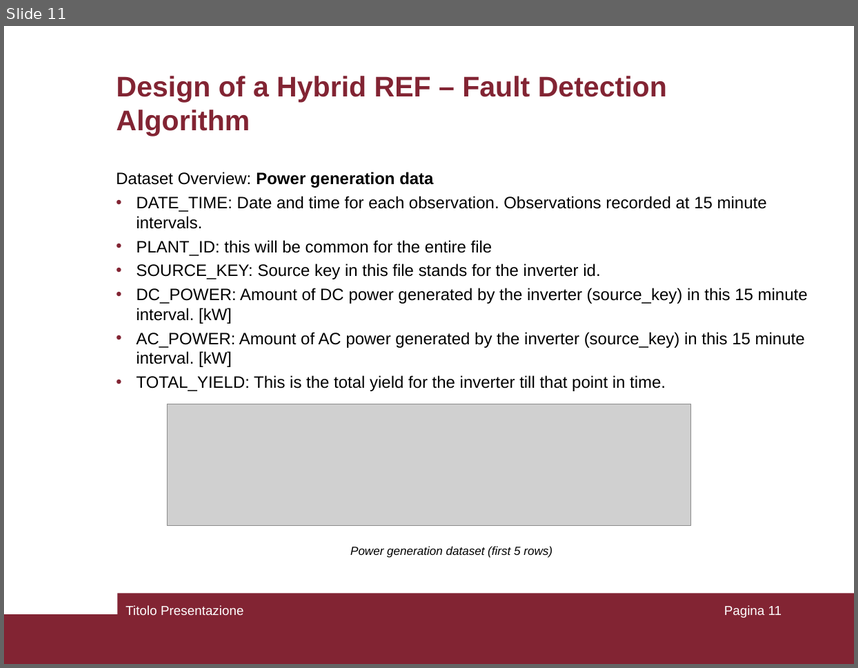
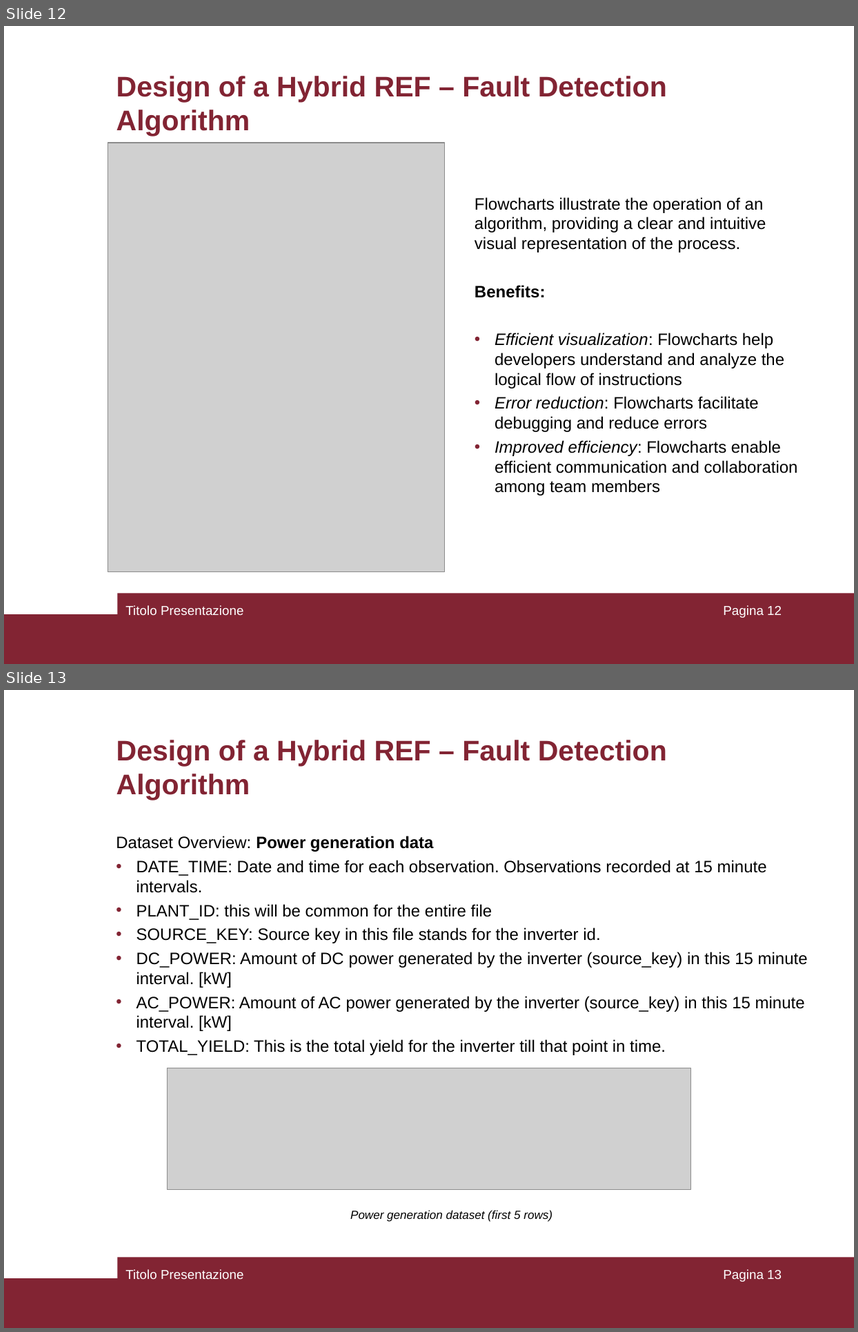
Before and after one commit to pierlucaanania/ResilienceEngineering4Minigrid_Africa, a slide deck: MSc Thesis/PresPptSapienza.ppt. Shown one above the other, each under a label of ours: slide 11 before the commit, slides 12 and 13 after it. The pictures are 858x668 and 858x1332 pixels, drawn with LibreOffice and Linux fonts; fonts in the diff are those of the drawing; grey boxes stand for pictures. Boxes give left, top, right and bottom in pixels: in the first picture for what was removed or moved away, otherwise in the second. Text is boxed around its words. In the diff, an @@ line names an element or a change of style, - is before the commit and + after.

```diff
--- a/MSc Thesis/PresPptSapienza.ppt
+++ b/MSc Thesis/PresPptSapienza.ppt
@@ slide 12 added at [4, 26, 854, 664], background #FFFFFF; not listed: 2 template elements that a slide beside it also shows @@
@@ title added at [116, 76, 667, 136], 24 pt, text #822433, bold @@
+Design of a Hybrid REF – Fault Detection Algorithm
@@ picture added at [107, 143, 444, 571] @@
@@ text added at [475, 197, 798, 495], 14 pt, text #000000 @@
+Flowcharts illustrate the operation of an algorithm, providing a clear and intuitive visual representation of the process.
+Benefits:
+• Efficient visualization: Flowcharts help developers understand and analyze the logical flow of instructions
+• Error reduction: Flowcharts facilitate debugging and reduce errors
+• Improved efficiency: Flowcharts enable efficient communication and collaboration among team members
@@ text added at [125, 605, 243, 615], 11 pt, text #FFFFFF @@
+Titolo Presentazione
@@ page number added at [723, 605, 782, 617], 11 pt, text #FFFFFF @@
+Pagina 12
@@ what was slide 11 is now slide 13 @@
@@ page number at [723, 1269, 782, 1281]: text changed @@
-Pagina 11
+Pagina 13
```
Also in this commit, not shown: 1 slide changed, 4 other slides added.
